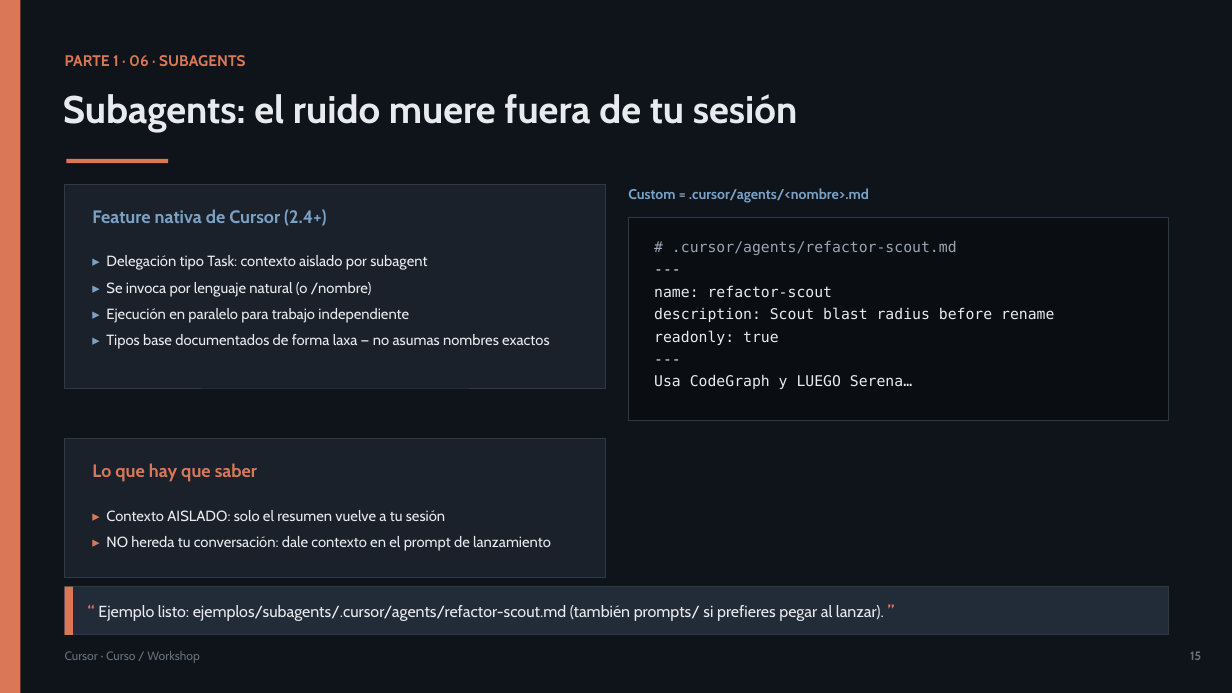
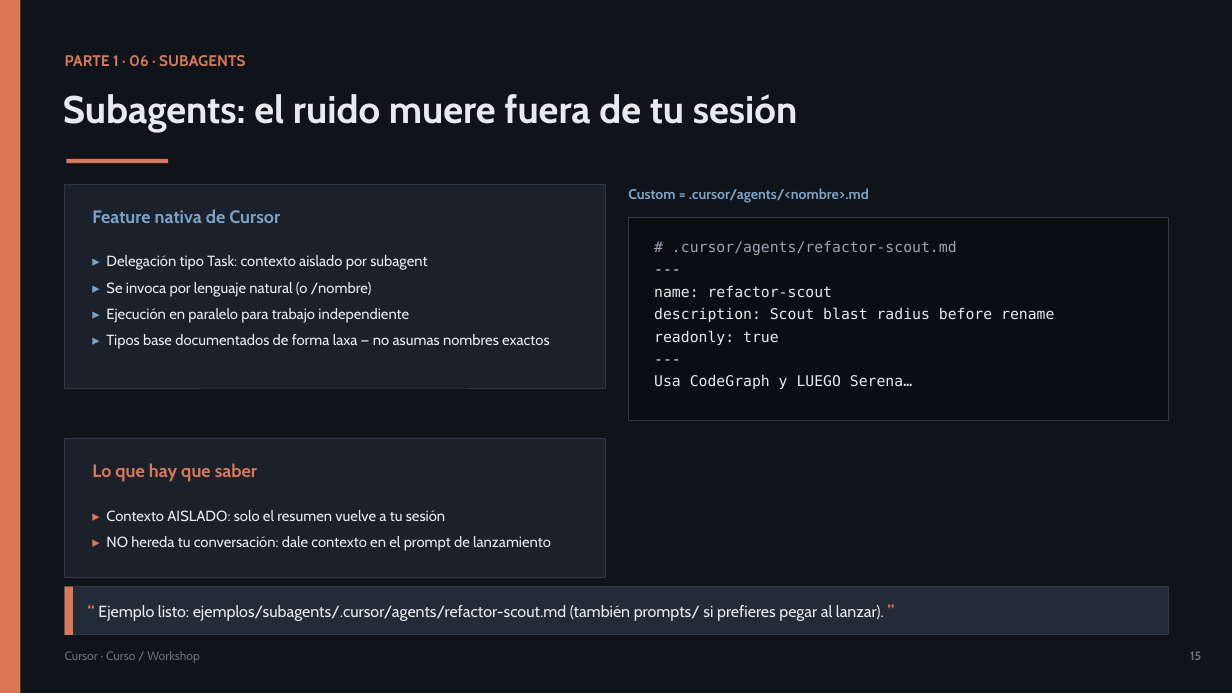
Before and after one commit to olonok69/cursor_code_ml_engineer, a slide deck: slide 15 of presentacion/Cursor_Presentacion.pptx. Drawn at 1232x693 pixels with LibreOffice and Linux fonts; fonts in the diff are those of the drawing. Boxes give left, top, right and bottom in pixels: in the first picture for what was removed or moved away, otherwise in the second. Text is boxed around its words. In the diff, an @@ line names an element or a change of style, - is before the commit and + after.

```diff
--- a/presentacion/Cursor_Presentacion.pptx
+++ b/presentacion/Cursor_Presentacion.pptx
@@ text at [92, 209, 280, 223]: text changed @@
-Feature nativa de Cursor (2.4+)
+Feature nativa de Cursor
```
Also in this commit, not shown: 4 other slides changed, 24 other files.
